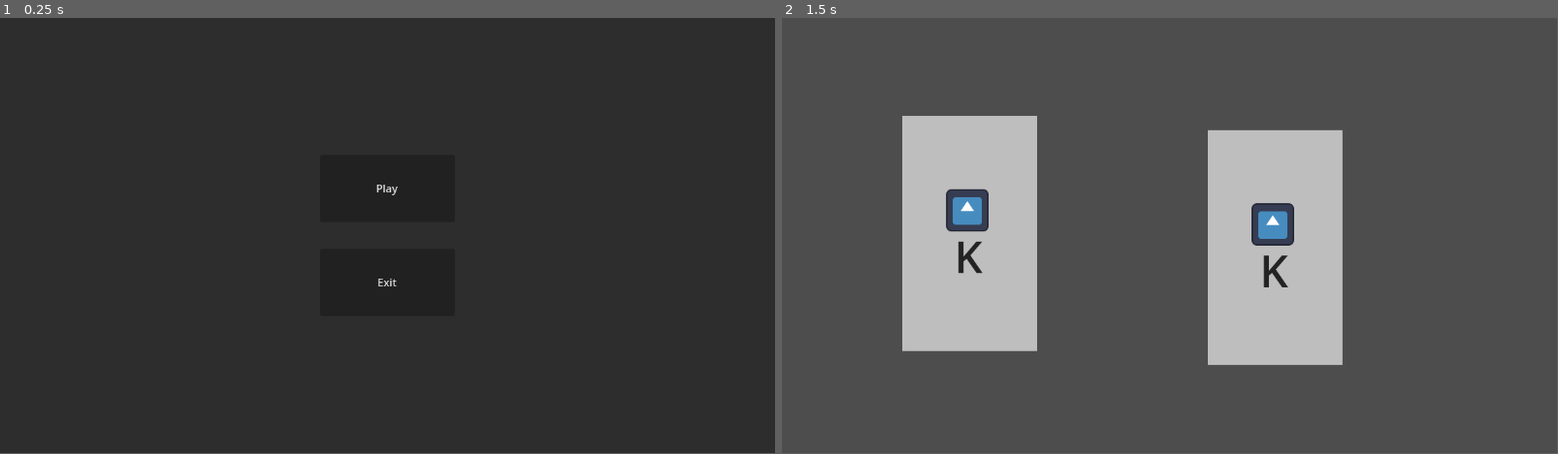
Above: before the commit, frames 1-2 (left to right).
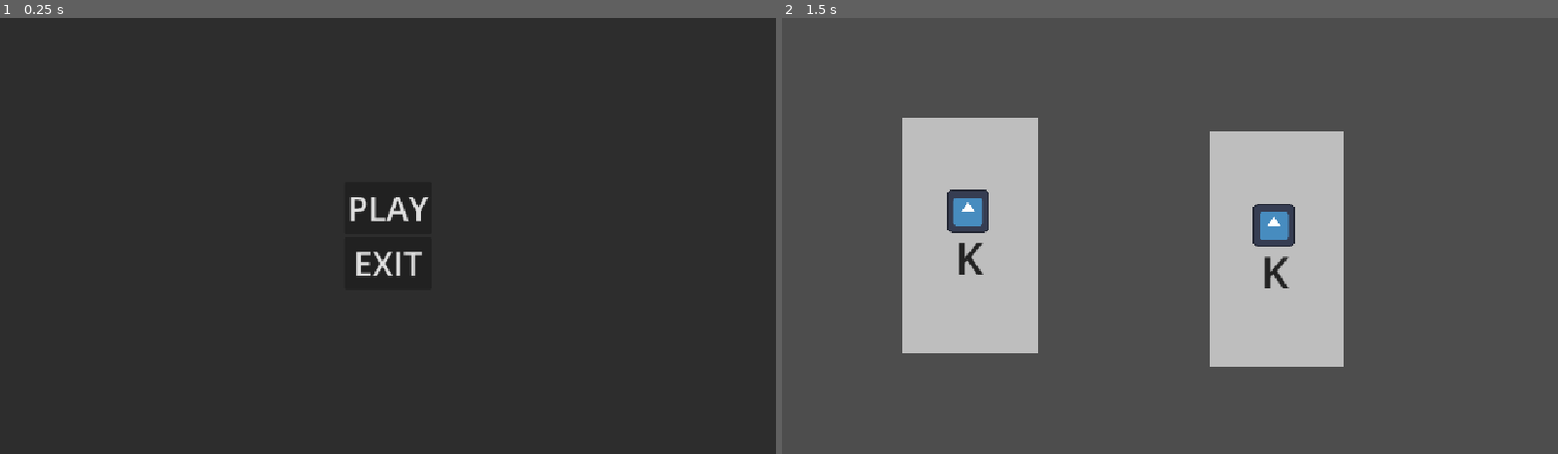
Above: after the commit, the same moments.

Repository: uxabix/Godot-Durak-Reimagined
Game: Godot game, scene res://Scenes/Menu/menu.tscn
The game is run twice, just before and just after one commit, with the same random seed, the same clock (stepped at 60 frames per second) and the same inputs. The engine's default icon, where the game draws it, is replaced by a stand-in: a white triangle on a blue panel in a dark square.
Inputs:
- Up to frame 1 (0.25 s): no input
- Up to frame 2 (1.5 s): click "Play" (after the commit: "PLAY") at 0.5 s; tap Enter at 1.25 s
In our replay, the window is 799x449 before the commit and 800x450 after it. These sizes can differ from the game's own. Grey fills any space a smaller window leaves; there, only what the larger window draws over its background counts as a difference.

The runs differ from the first frame. In frame 1, 0.5% of the frame differs, in the area x 45-56%, y 38-62%; in frame 2, 1.0%, in the area x 15-73%, y 22-80%.

Commit message:
Adaptive UI for main menu, card textures
Messed up image sizes, so they take up much more space than they should. Will probably be fixed in the future

Diff:
--- a/Scenes/Card/card.tscn
+++ b/Scenes/Card/card.tscn
@@ -8,6 +8,7 @@
 offset_right = 200.0
 offset_bottom = 350.0
 color = Color(0.74558, 0.74558, 0.74558, 1)
+metadata/_edit_use_anchors_ = true
 
 [node name="Rank" type="Label" parent="."]
 offset_left = 77.0
@@ -17,6 +18,7 @@
 theme_override_colors/font_color = Color(0.136826, 0.136826, 0.136826, 1)
 theme_override_font_sizes/font_size = 66
 text = "K"
+metadata/_edit_use_anchors_ = true
 
 [node name="TextureRect" type="TextureRect" parent="."]
 offset_left = 65.0
@@ -25,3 +27,4 @@
 offset_bottom = 172.0
 texture = ExtResource("1_pedkj")
 expand_mode = 1
+metadata/_edit_use_anchors_ = true
--- a/Scenes/Menu/menu.tscn
+++ b/Scenes/Menu/menu.tscn
@@ -5,13 +5,17 @@
 [node name="Menu" type="Node2D"]
 script = ExtResource("1_cqskg")
 
-[node name="Control" type="Control" parent="."]
+[node name="CanvasLayer" type="CanvasLayer" parent="."]
+
+[node name="Control" type="Control" parent="CanvasLayer"]
 layout_mode = 3
-anchors_preset = 0
-offset_right = 1152.0
-offset_bottom = 648.0
+anchors_preset = 15
+anchor_right = 1.0
+anchor_bottom = 1.0
+grow_horizontal = 2
+grow_vertical = 2
 
-[node name="ColorRect" type="ColorRect" parent="Control"]
+[node name="ColorRect" type="ColorRect" parent="CanvasLayer/Control"]
 layout_mode = 1
 anchors_preset = 15
 anchor_right = 1.0
@@ -20,35 +24,33 @@
 grow_vertical = 2
 color = Color(0.176419, 0.176419, 0.176419, 1)
 
-[node name="Play Button" type="Button" parent="Control"]
+[node name="AspectRatioContainer" type="AspectRatioContainer" parent="CanvasLayer/Control"]
 layout_mode = 1
 anchors_preset = -1
-anchor_left = 0.5
-anchor_top = 0.5
-anchor_right = 0.5
-anchor_bottom = 0.5
-offset_left = -100.0
-offset_top = -120.0
-offset_right = 100.0
-offset_bottom = -20.0
+anchor_left = 0.25
+anchor_top = 0.15
+anchor_right = 0.75
+anchor_bottom = 0.85
 grow_horizontal = 2
 grow_vertical = 2
-text = "Play"
 
-[node name="Exit Button" type="Button" parent="Control"]
-layout_mode = 1
-anchors_preset = -1
-anchor_left = 0.5
-anchor_top = 0.5
-anchor_right = 0.5
-anchor_bottom = 0.5
-offset_left = -100.0
-offset_top = 20.0
-offset_right = 100.0
-offset_bottom = 120.0
-grow_horizontal = 2
-grow_vertical = 2
-text = "Exit"
+[node name="FlowContainer" type="FlowContainer" parent="CanvasLayer/Control/AspectRatioContainer"]
+layout_mode = 2
+size_flags_horizontal = 4
+alignment = 1
+vertical = true
 
-[connection signal="pressed" from="Control/Play Button" to="." method="_on_play_button_pressed"]
-[connection signal="pressed" from="Control/Exit Button" to="." method="_on_exit_button_pressed"]
+[node name="Play Button" type="Button" parent="CanvasLayer/Control/AspectRatioContainer/FlowContainer"]
+layout_mode = 2
+size_flags_vertical = 4
+theme_override_font_sizes/font_size = 50
+text = "PLAY"
+
+[node name="Exit Button" type="Button" parent="CanvasLayer/Control/AspectRatioContainer/FlowContainer"]
+layout_mode = 2
+size_flags_vertical = 4
+theme_override_font_sizes/font_size = 50
+text = "EXIT"
+
+[connection signal="pressed" from="CanvasLayer/Control/AspectRatioContainer/FlowContainer/Play Button" to="." method="_on_play_button_pressed"]
+[connection signal="pressed" from="CanvasLayer/Control/AspectRatioContainer/FlowContainer/Exit Button" to="." method="_on_exit_button_pressed"]
--- a/project.godot
+++ b/project.godot
@@ -14,3 +14,8 @@
 run/main_scene="uid://bl26c2y57d6rm"
 config/features=PackedStringArray("4.4", "Forward Plus")
 config/icon="res://icon.svg"
+
+[display]
+
+window/stretch/mode="canvas_items"
+window/stretch/aspect="expand"
Binary file added: Scenes/Card/Textures/Back.png
Not shown, added: Scenes/Card/Textures/Back.png.import
Binary file added: Scenes/Card/Textures/Front.png
Not shown, added: Scenes/Card/Textures/Front.png.import
Binary file added: Scenes/Card/Textures/Suits/Clubs/Ranks/Jack.png
Not shown, added: Scenes/Card/Textures/Suits/Clubs/Ranks/Jack.png.import
Binary file added: Scenes/Card/Textures/Suits/Clubs/Ranks/King.png
Not shown, added: Scenes/Card/Textures/Suits/Clubs/Ranks/King.png.import
Binary file added: Scenes/Card/Textures/Suits/Clubs/Ranks/Queen.png
Not shown, added: Scenes/Card/Textures/Suits/Clubs/Ranks/Queen.png.import
Binary file added: Scenes/Card/Textures/Suits/Clubs/Suit.png
Not shown, added: Scenes/Card/Textures/Suits/Clubs/Suit.png.import
(and 24 more such lines)
